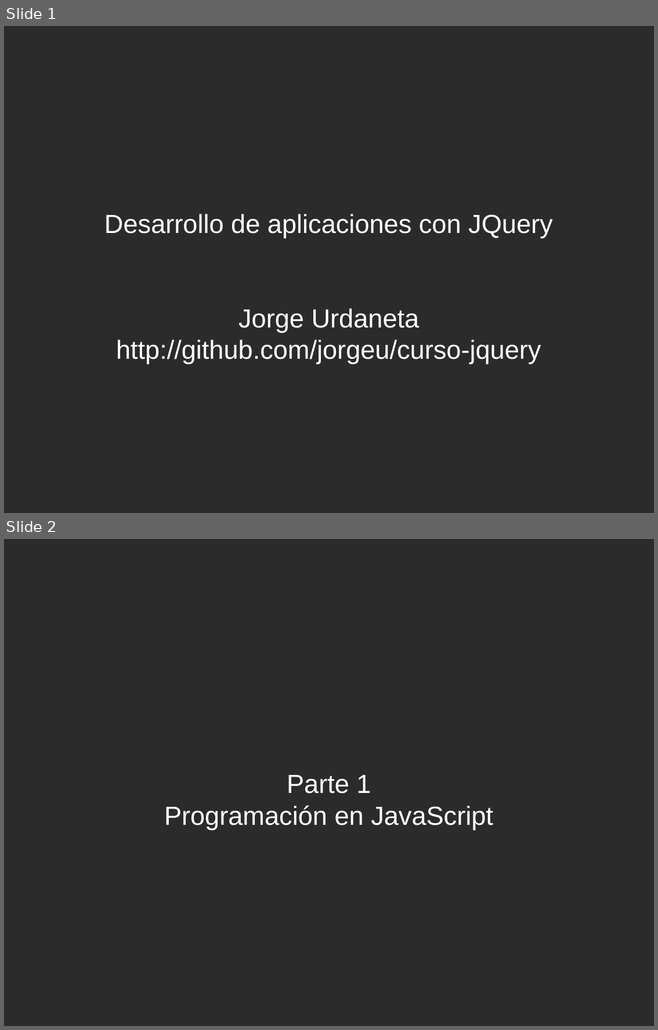
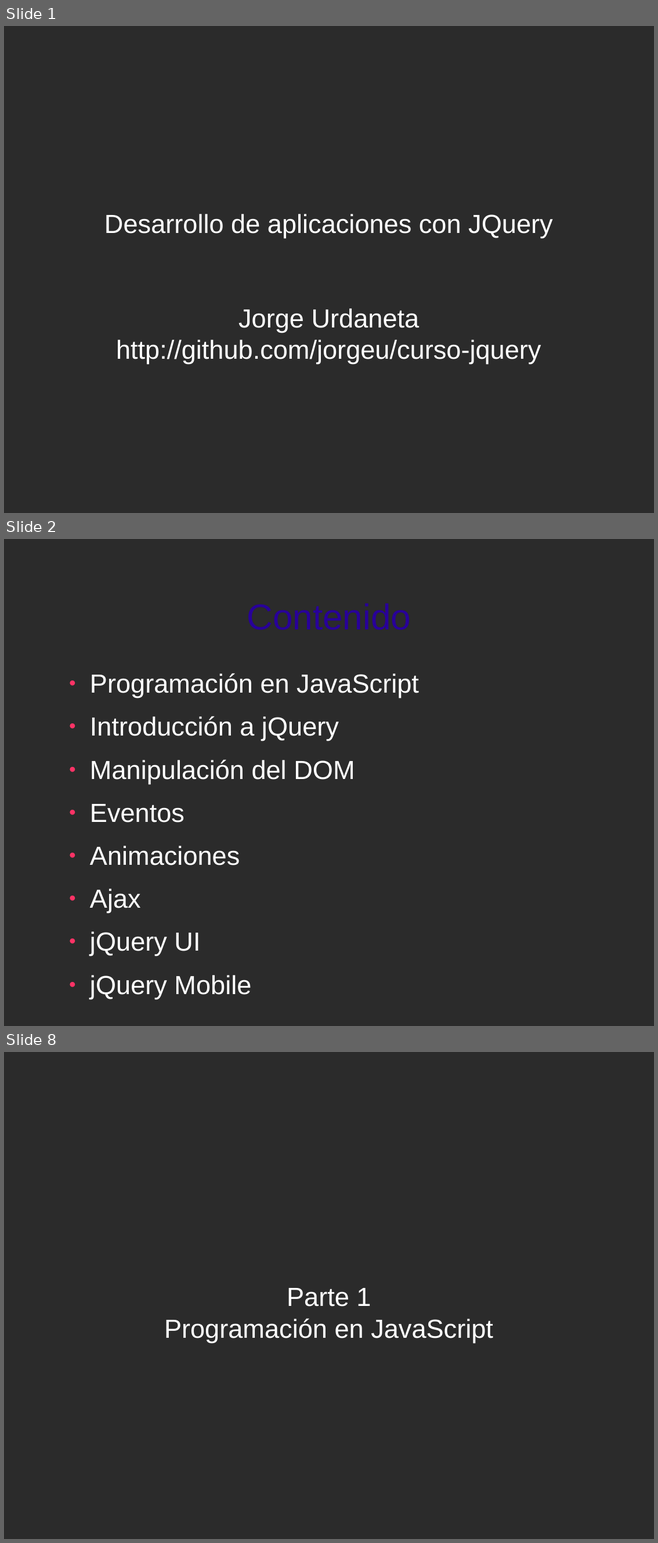
Before and after one commit to jorgeu/curso-jquery, a slide deck: curso-jquery.odp. Shown one above the other, each under a label of ours: slides 1 and 2 before the commit, slides 1, 2 and 8 after it; the slides between them are not shown. The pictures are 658x1030 and 658x1543 pixels, drawn with LibreOffice and Linux fonts; fonts in the diff are those of the drawing; background and template pictures are left out; a plain dark background stands for a picture behind light text. Boxes give left, top, right and bottom in pixels: in the first picture for what was removed or moved away, otherwise in the second. Text is boxed around its words. In the diff, an @@ line names an element or a change of style, - is before the commit and + after.

Commit message:
completado programación javascript

```diff
--- a/curso-jquery.odp
+++ b/curso-jquery.odp
@@ slide 2 added at (4,539,654,1026), background picture (left out) @@
@@ title added at (246,603,411,630), 44 pt, text #280099 @@
+Contenido
@@ text added at (90,673,419,999), 32 pt, text #FFFFFF @@
+● Programación en JavaScript
+● Introducción a jQuery
+● Manipulación del DOM
+● Eventos
+● Animaciones
+● Ajax
+● jQuery UI
+● jQuery Mobile
@@ what was slide 2 is now slide 8 @@
```
Also in this commit, not shown: 18 other slides added, 3 other files.
